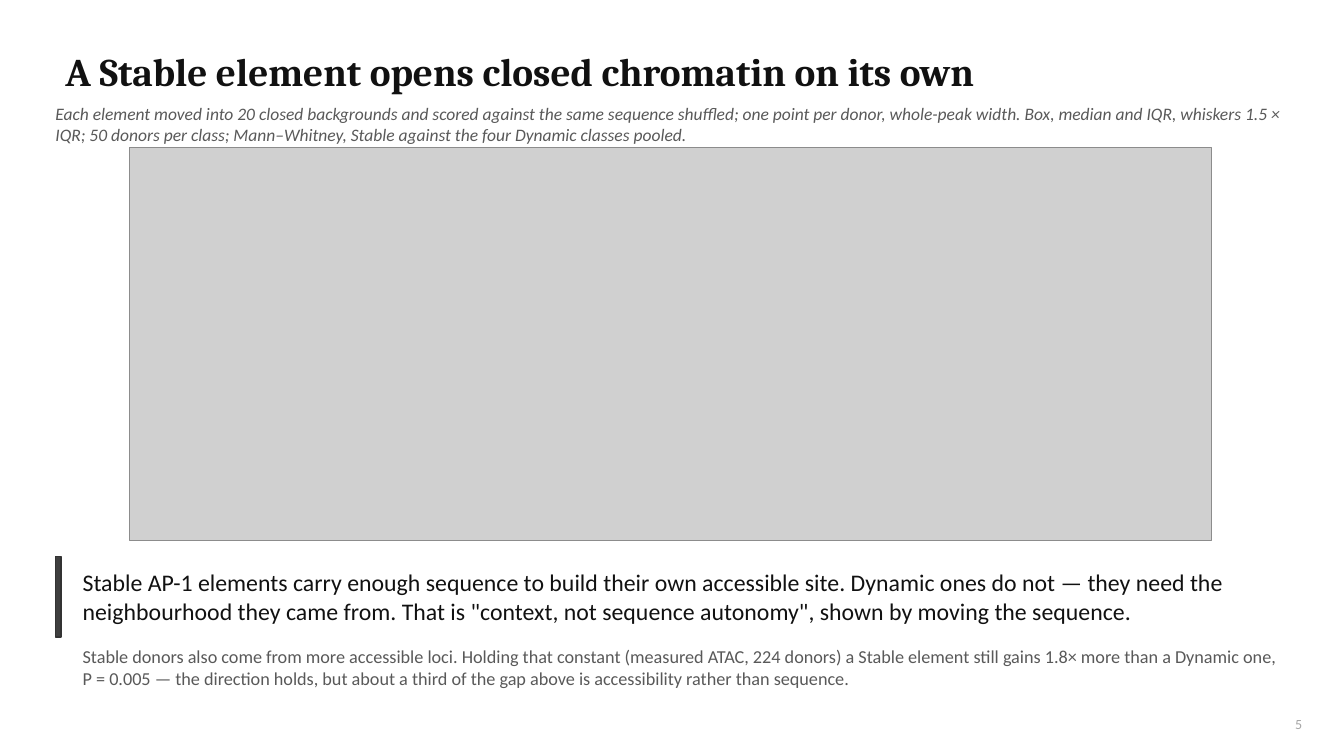
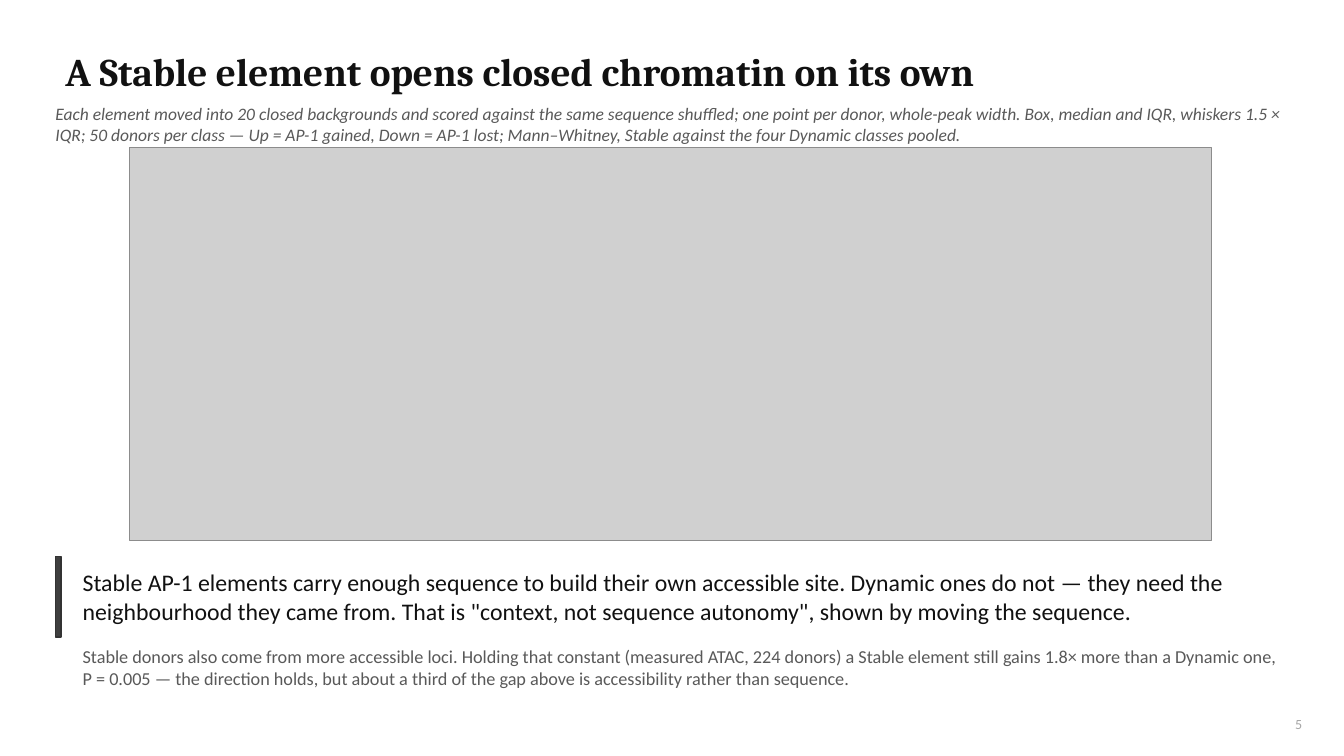
Before and after one commit to cytokine4242/Alpha_Genome_Ap1, a slide deck: slide 5 of Analysis/AP1_fibroblast_lab_meeting.pptx. Drawn at 1344x756 pixels with LibreOffice and Linux fonts; fonts in the diff are those of the drawing; grey boxes stand for pictures. Boxes give left, top, right and bottom in pixels: in the first picture for what was removed or moved away, otherwise in the second. Text is boxed around its words. In the diff, an @@ line names an element or a change of style, - is before the commit and + after.

```diff
--- a/Analysis/AP1_fibroblast_lab_meeting.pptx
+++ b/Analysis/AP1_fibroblast_lab_meeting.pptx
@@ text at [55, 108, 1267, 144]: text changed @@
-Each element moved into 20 closed backgrounds and scored against the same sequence shuffled; one point per donor, whole-peak width. Box, median and IQR, whiskers 1.5 × IQR; 50 donors per class; Mann–Whitney, Stable against the four Dynamic classes pooled.
+Each element moved into 20 closed backgrounds and scored against the same sequence shuffled; one point per donor, whole-peak width. Box, median and IQR, whiskers 1.5 × IQR; 50 donors per class — Up = AP-1 gained, Down = AP-1 lost; Mann–Whitney, Stable against the four Dynamic classes pooled.
```
Also in this commit, not shown: 5 other slides changed, 15 other files.
